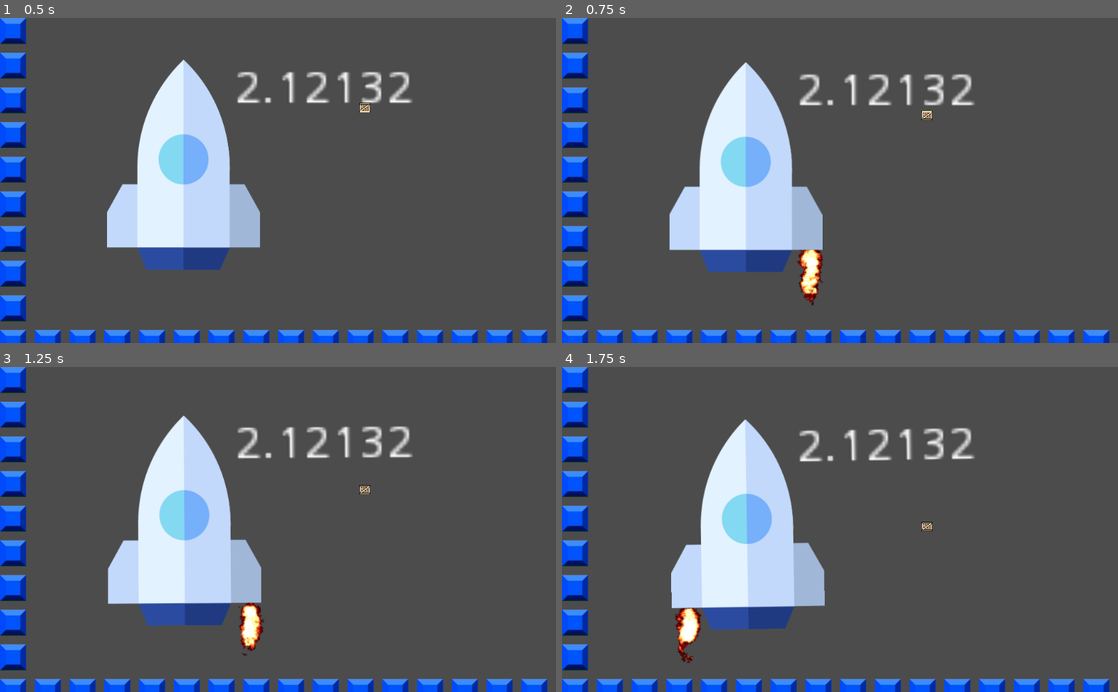
Above: before the commit, frames 1-4 (two rows, left to right).
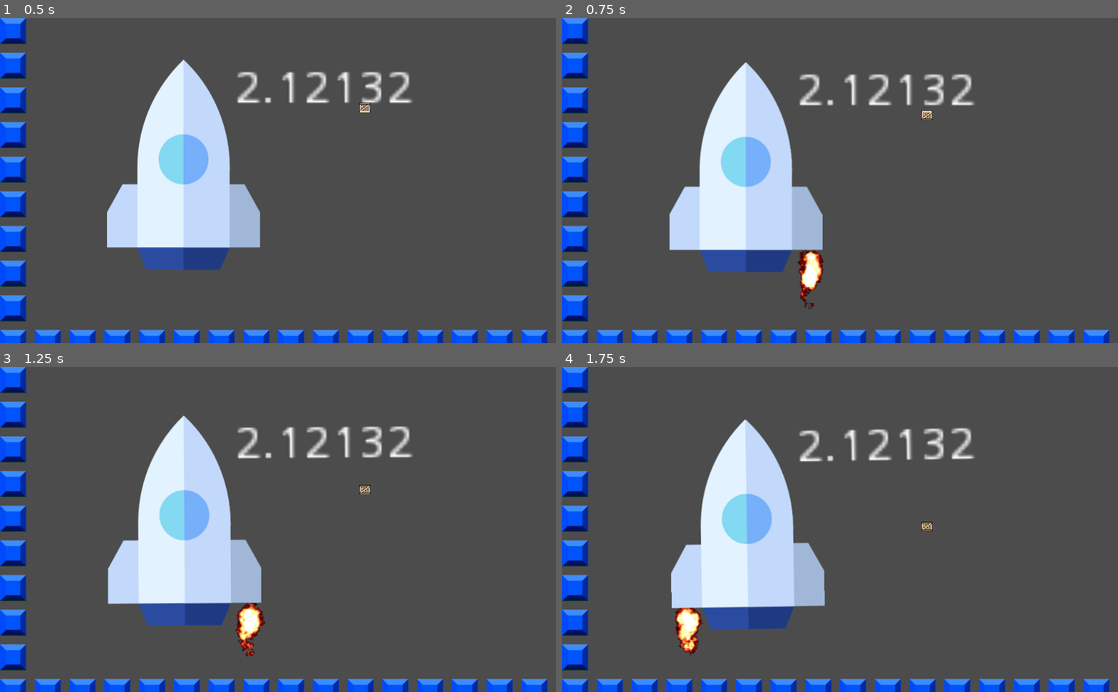
Above: after the commit, the same moments.

Repository: paul-asvb/raekaetae
Game: Godot game, scene res://src/levels/TestLevel.tscn
Same seed, same stepped clock (60 frames per second), same inputs: the game is played once before the commit and once after it.
Inputs:
- Up to frame 1 (0.5 s): no input
- Up to frame 2 (0.75 s): hold Right (move_right) from 0.53 s (still down)
- Up to frame 3 (1.25 s): keep holding Right (move_right)
- Up to frame 4 (1.75 s): release Right (move_right) at 1.28 s; hold A (move_left) from 1.28 s (still down)

Frame 1 is identical in both runs. In frame 2, 0.5% of the frame differs, in the area x 42-48%, y 71-90%; in frame 3, 0.5%; in frame 4, 0.5%.

Commit message:
test gravity values

Diff:
--- a/src/actors/Player.tscn
+++ b/src/actors/Player.tscn
@@ -315,6 +315,7 @@
 [node name="Player" type="RigidBody2D"]
 scale = Vector2( 0.3, 0.3 )
 collision_mask = 2
+mass = 0.00102041
 script = ExtResource( 2 )
 
 [node name="fireLeft" type="AnimatedSprite" parent="."]
@@ -323,7 +324,7 @@
 rotation = 3.14159
 scale = Vector2( 2, 2 )
 frames = SubResource( 61 )
-frame = 17
+frame = 1
 playing = true
 
 [node name="fireRight" type="AnimatedSprite" parent="."]
@@ -332,7 +333,6 @@
 rotation = 3.14159
 scale = Vector2( 2, 2 )
 frames = SubResource( 61 )
-frame = 16
 playing = true
 
 [node name="rakete" type="Sprite" parent="."]
